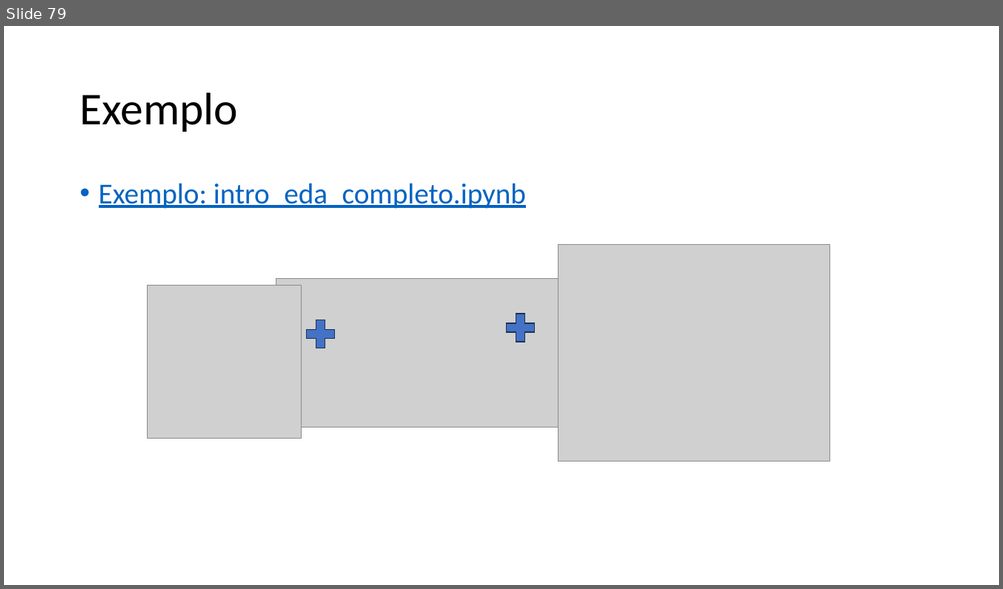
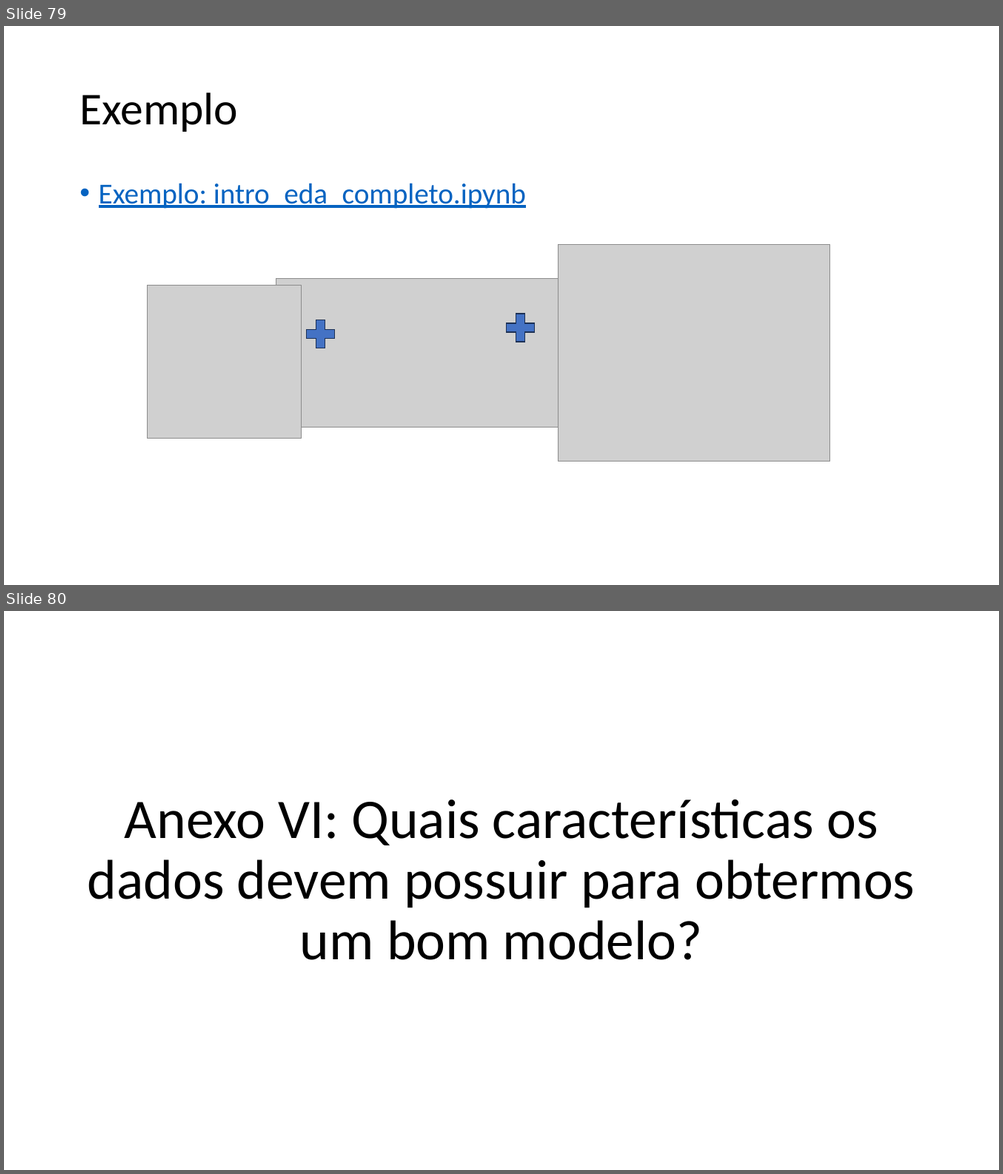
Before and after one commit to zz4fap/c24_inteligencia_artificial, a slide deck: slides/C24_EDA.pptx. Shown one above the other, each under a label of ours: slide 79 before the commit, slides 79 and 80 after it. The pictures are 1003x589 and 1003x1174 pixels, drawn with LibreOffice and Linux fonts; fonts in the diff are those of the drawing; grey boxes stand for pictures. Boxes give left, top, right and bottom in pixels: in the first picture for what was removed or moved away, otherwise in the second. Text is boxed around its words. In the diff, an @@ line names an element or a change of style, - is before the commit and + after.

```diff
--- a/slides/C24_EDA.pptx
+++ b/slides/C24_EDA.pptx
@@ slide 80 added at box(4, 611, 999, 1170), background #FFFFFF @@
@@ text added at box(88, 799, 914, 960), 54 pt, text #000000 @@
+Anexo VI: Quais características os dados devem possuir para obtermos um bom modelo?
```
Also in this commit, not shown: 1 other slide added, 2 other files.
